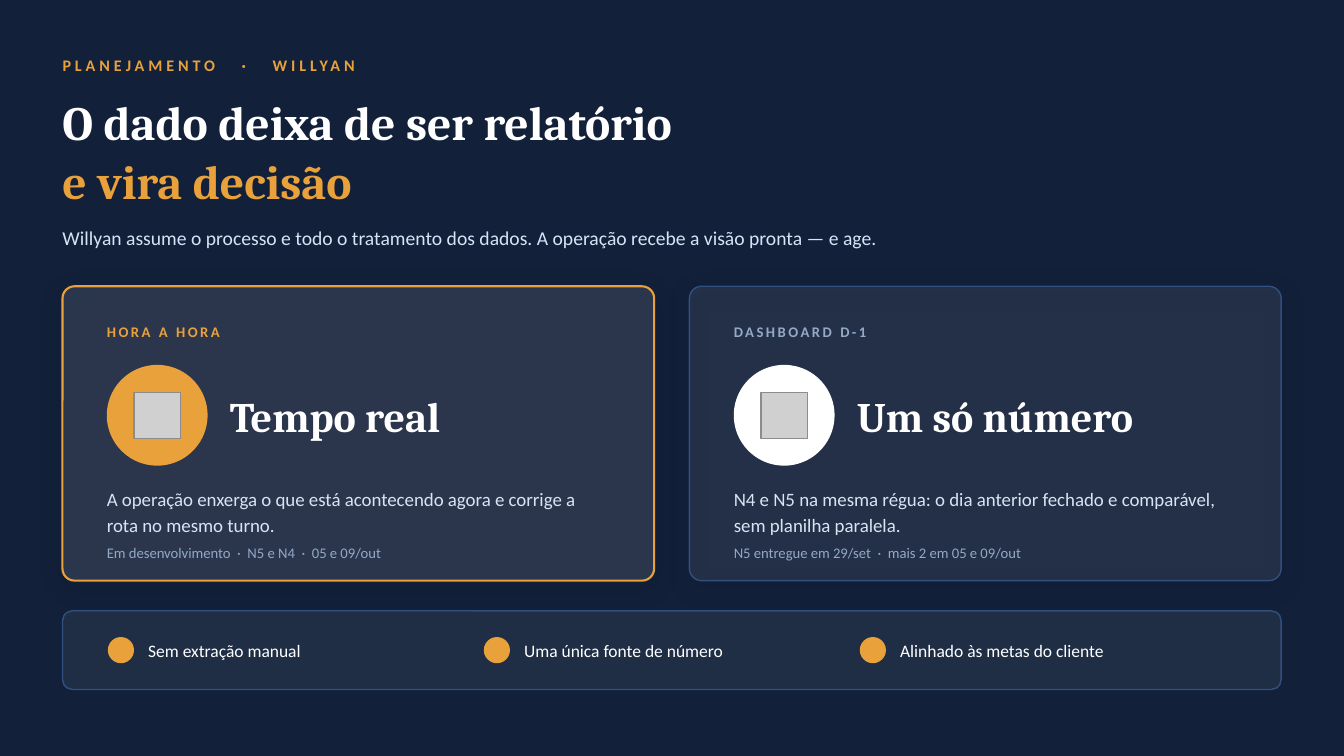
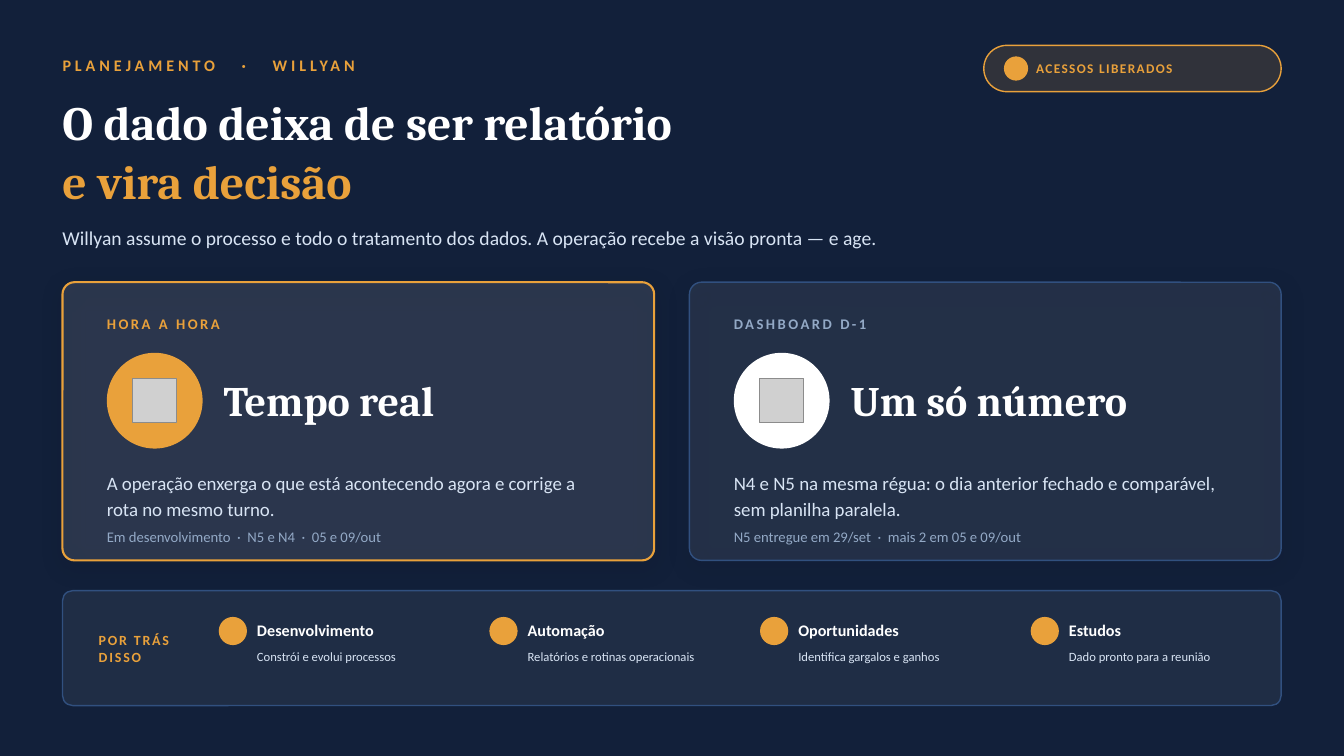
Before and after one commit to lucasfonsecah/base, a slide deck: slide 1 of apresentacoes/Planejamento_Ganhos.pptx. Drawn at 1344x756 pixels with LibreOffice and Linux fonts; fonts in the diff are those of the drawing; grey boxes stand for pictures; background and template pictures are left out. Boxes give left, top, right and bottom in pixels: in the first picture for what was removed or moved away, otherwise in the second. Text is boxed around its words. In the diff, an @@ line names an element or a change of style, - is before the commit and + after.

```diff
--- a/apresentacoes/Planejamento_Ganhos.pptx
+++ b/apresentacoes/Planejamento_Ganhos.pptx
@@ rounded rectangle added at <box>984,45,1281,92</box>, fill #E9A13B at 14% opacity, outline #E9A13B 1 pt @@
@@ ellipse added at <box>1004,56,1028,81</box>, fill #E9A13B @@
@@ text added at <box>1036,45,1263,92</box>, 9.5 pt, text #E9A13B, bold @@
+ACESSOS LIBERADOS
@@ rounded rectangle: place and size @@
-rounded rectangle at <box>63,286,654,581</box>
+rounded rectangle at <box>63,282,654,561</box>
@@ proportions changed in 3 elements at <box>63,591,1281,706</box>, <box>63,282,654,561</box>, <box>690,282,1281,561</box> @@
@@ rounded rectangle: place and size @@
-rounded rectangle at <box>690,286,1281,581</box>
+rounded rectangle at <box>690,282,1281,561</box>
@@ text "HORA A HORA": place and size @@
-text "HORA A HORA" at <box>107,327,220,337</box>
+text "HORA A HORA" at <box>107,319,220,329</box>
@@ text "DASHBOARD D-1": place and size @@
-text "DASHBOARD D-1" at <box>734,327,866,337</box>
+text "DASHBOARD D-1" at <box>734,319,866,329</box>
@@ ellipse: place and size @@
-ellipse at <box>107,365,208,466</box>
+ellipse at <box>107,353,203,449</box>
@@ ellipse: place and size @@
-ellipse at <box>734,365,835,466</box>
+ellipse at <box>734,353,830,449</box>
@@ text "Tempo real": place and size @@
-text "Tempo real" at <box>230,403,440,441</box>
+text "Tempo real" at <box>224,387,434,425</box>
@@ text "Um só número": place and size @@
-text "Um só número" at <box>857,402,1133,433</box>
+text "Um só número" at <box>851,386,1127,417</box>
@@ 4 texts, 2 pictures: place and size @@
-4 texts, 2 pictures at <box>107,392,1215,561</box>
+4 texts, 2 pictures at <box>107,378,1215,545</box>
@@ rounded rectangle: place and size @@
-rounded rectangle at <box>63,611,1281,690</box>
+rounded rectangle at <box>63,591,1281,706</box>
@@ ellipse: place and size @@
-ellipse at <box>108,637,134,663</box>
+ellipse at <box>219,617,247,645</box>
@@ text added at <box>257,624,374,636</box>, 11.5 pt, text #FFFFFF, bold @@
+Desenvolvimento
@@ ellipse: place and size @@
-ellipse at <box>484,637,510,663</box>
+ellipse at <box>490,617,518,645</box>
@@ text added at <box>528,625,605,639</box>, 11.5 pt, text #FFFFFF, bold @@
+Automação
@@ ellipse: place and size @@
-ellipse at <box>860,637,886,663</box>
+ellipse at <box>760,617,788,645</box>
@@ text added at <box>798,624,898,639</box>, 11.5 pt, text #FFFFFF, bold @@
+Oportunidades
@@ ellipse added at <box>1030,617,1059,645</box>, fill #E9A13B @@
@@ text added at <box>1069,624,1121,636</box>, 11.5 pt, text #FFFFFF, bold @@
+Estudos
@@ text added at <box>99,633,169,662</box>, 10 pt, text #E9A13B, bold @@
+POR TRÁS
+DISSO
@@ text removed at <box>148,645,301,660</box> @@
-Sem extração manual
@@ text added at <box>257,652,396,663</box>, 9 pt, text #D8E4F4 @@
+Constrói e evolui processos
@@ text removed at <box>524,645,723,657</box> @@
-Uma única fonte de número
@@ text added at <box>528,652,694,663</box>, 9 pt, text #D8E4F4 @@
+Relatórios e rotinas operacionais
@@ text added at <box>798,652,940,663</box>, 9 pt, text #D8E4F4 @@
+Identifica gargalos e ganhos
@@ text removed at <box>900,645,1103,657</box> @@
-Alinhado às metas do cliente
@@ text added at <box>1069,652,1210,663</box>, 9 pt, text #D8E4F4 @@
+Dado pronto para a reunião
```
Also in this commit, not shown: 1 other file.
